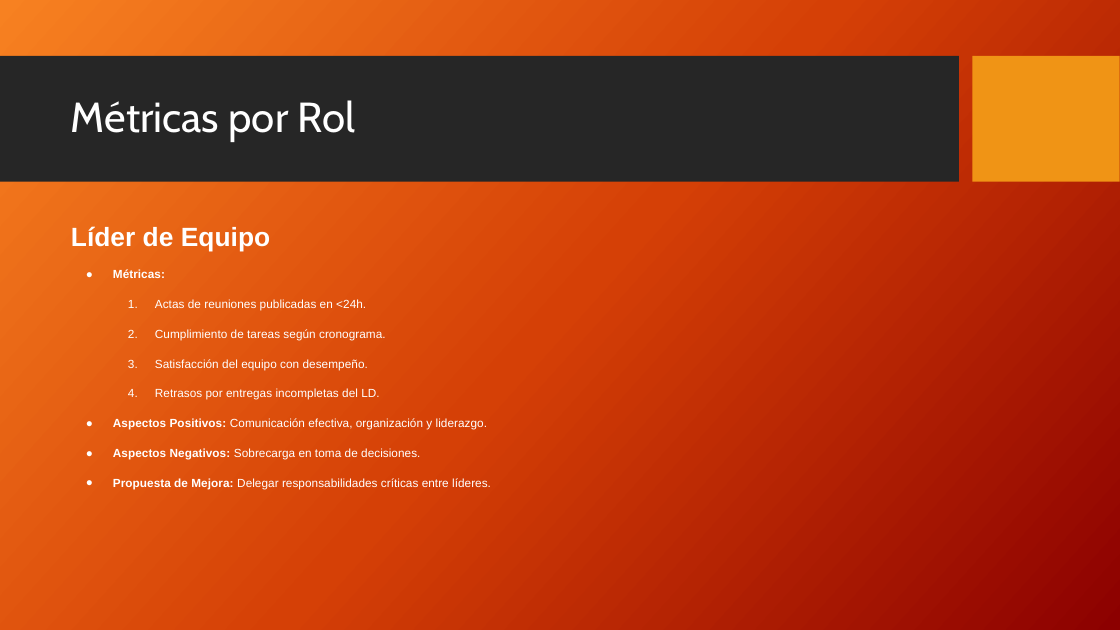
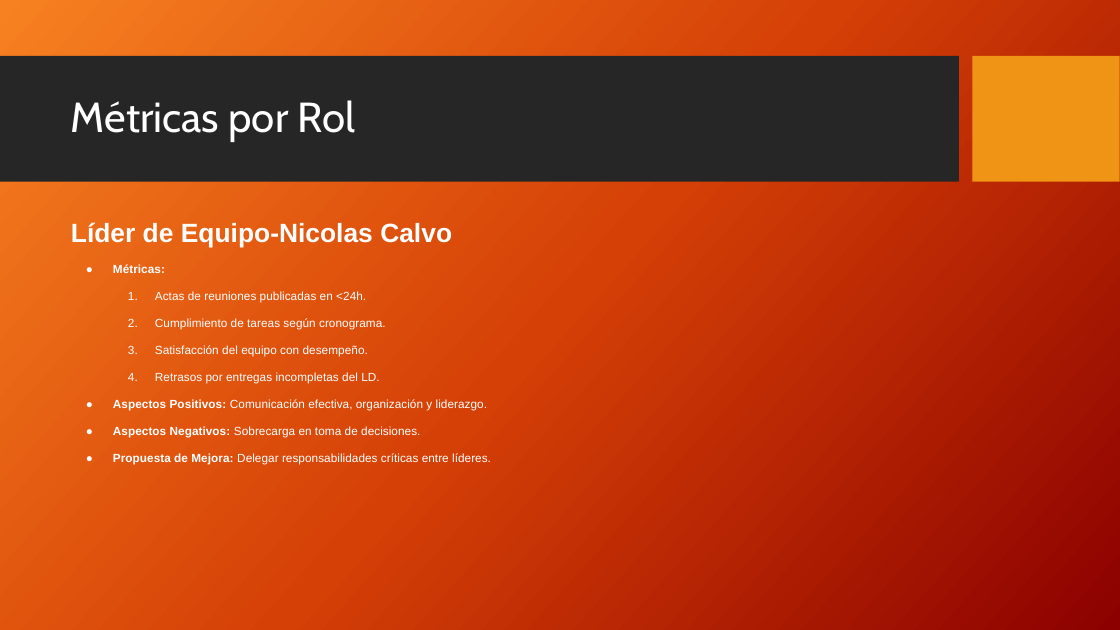
Before and after one commit to Nico2002345/PaginaIngSoftware, a slide deck: slide 6 of assets/docs/Postmortem_Proyecto_Presentacion.pptx. Drawn at 1120x630 pixels with LibreOffice and Linux fonts; fonts in the diff are those of the drawing; background and template pictures are left out. Boxes give left, top, right and bottom in pixels: in the first picture for what was removed or moved away, otherwise in the second. Text is boxed around its words. In the diff, an @@ line names an element or a change of style, - is before the commit and + after.

```diff
--- a/assets/docs/Postmortem_Proyecto_Presentacion.pptx
+++ b/assets/docs/Postmortem_Proyecto_Presentacion.pptx
@@ text at [71,222,452,248]: text changed @@
-Líder de Equipo
+Líder de Equipo-Nicolas Calvo
@@ text at [113,264,491,465]: line spacing 1.05 to 0.95 @@
```
Also in this commit, not shown: 8 other slides changed.
